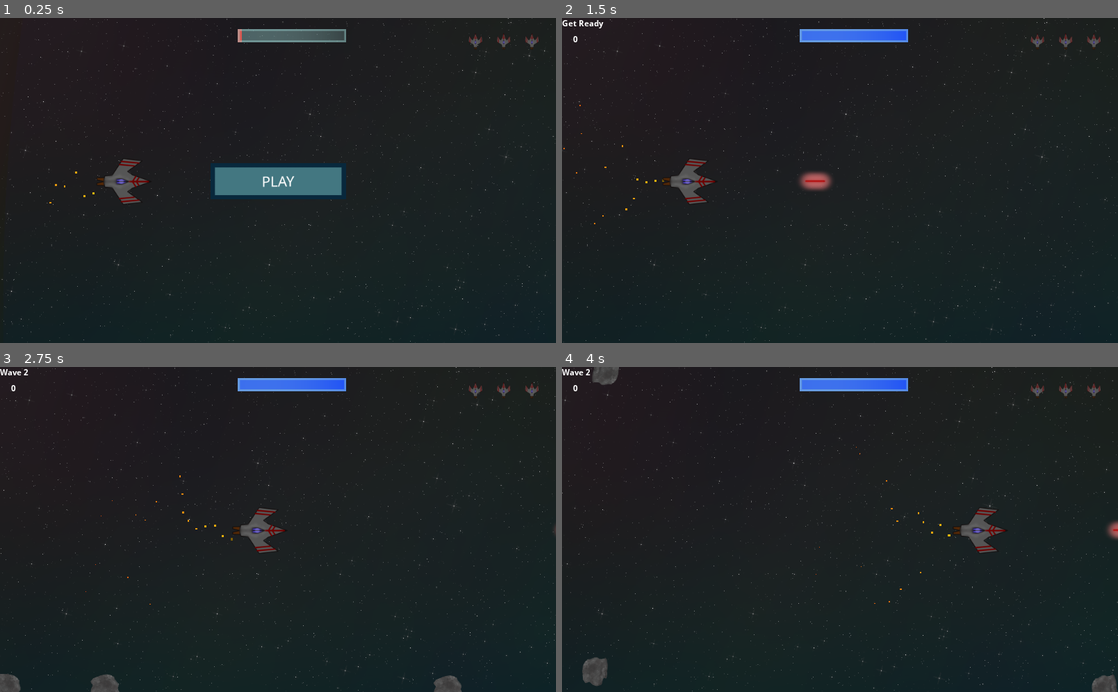
Above: before the commit, frames 1-4 (two rows, left to right).
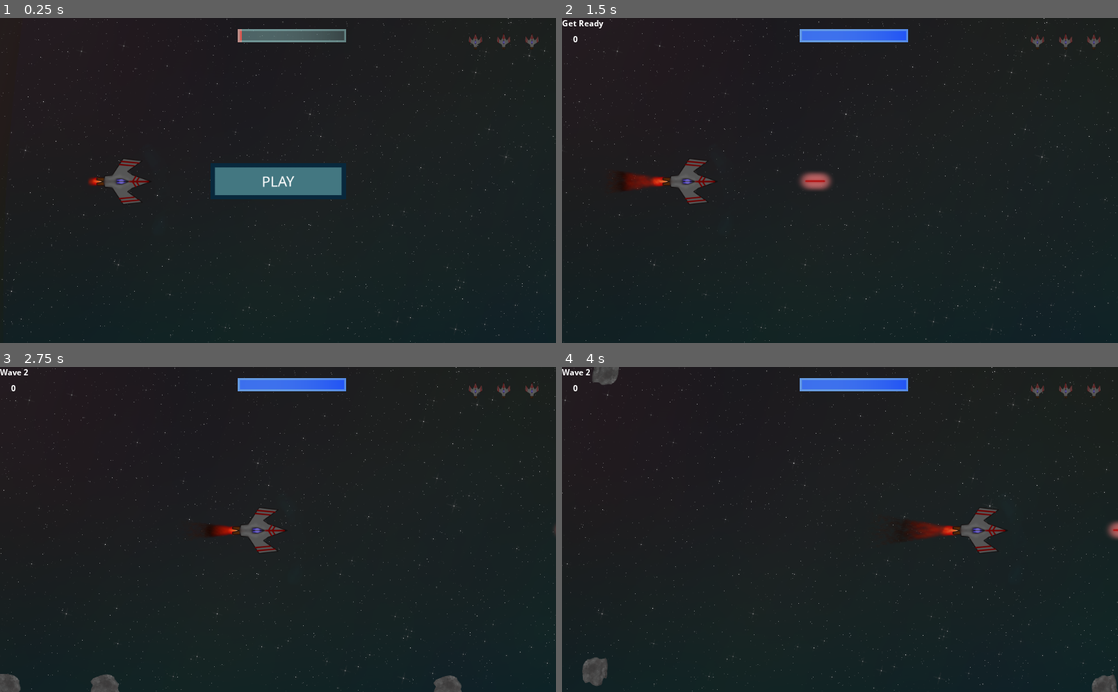
Above: after the commit, the same moments.

Repository: veppali/SpaceShooty
Game: Godot game, scene res://Main/Main.tscn
The game is run twice, just before and just after one commit, with the same random seed, the same clock (stepped at 60 frames per second) and the same inputs.
Inputs (mouse positions are in pixels of both pictures, inside the frame that each line leads up to):
- Up to frame 1 (0.25 s): no input
- Up to frame 2 (1.5 s): click (840, 180) at 0.5 s; hold D (thrust) from 1.28 s (still down); hold Space (shoot) from 1.28 s (still down)
- Up to frame 3 (2.75 s): release D (thrust) at 2.03 s; release Space (shoot) at 2.03 s; hold A (thrust_back) from 2.03 s (still down); tap Space (shoot) at 2.1 s
- Up to frame 4 (4 s): release A (thrust_back) at 2.78 s; hold Space (shoot) 2.78-3.53 s; hold D (thrust) from 2.78 s (still down); tap Space (shoot) at 3.6 s

The runs differ from the first frame. In frame 1, less than 0.1% of the frame differs, in the area x 8-19%, y 47-58%; in frame 2, 0.3%; in frame 3, 0.2%; in frame 4, 0.3%, in the area x 45-72%, y 24-73%.

Commit message:
added new audio, particle systems, animations

Diff:
--- a/Enemy/EnemyBullet.gd
+++ b/Enemy/EnemyBullet.gd
@@ -19,7 +19,8 @@
 
 func _on_EnemyBullet_body_entered(body):
 	if body.name == 'Player':
-		body.shield -= 15
+		body.shield -= 20
+		body.shield()
 	queue_free()
 
 func _on_VisibilityNotifier2D_screen_exited():
--- a/Main/Main.tscn
+++ b/Main/Main.tscn
@@ -9,7 +9,8 @@
 [ext_resource path="res://Main/BgScroll.gd" type="Script" id=7]
 [ext_resource path="res://Enemy/Enemy.tscn" type="PackedScene" id=8]
 [ext_resource path="res://assets/sounds/explosion_a.ogg" type="AudioStream" id=9]
-[ext_resource path="res://assets/sounds/test.ogg" type="AudioStream" id=10]
+[ext_resource path="res://assets/sounds/open_calm_vibe_a.ogg" type="AudioStream" id=10]
+[ext_resource path="res://Shield.tscn" type="PackedScene" id=11]
 
 [sub_resource type="Shader" id=1]
 code = "shader_type canvas_item;
@@ -58,6 +59,8 @@
 wait_time = 2.0
 one_shot = true
 
+[node name="Sprite2" parent="Player" instance=ExtResource( 11 )]
+
 [node name="RockPath" type="Path2D" parent="."]
 curve = SubResource( 3 )
 
@@ -81,7 +84,14 @@
 
 [node name="InitSong" type="AudioStreamPlayer" parent="."]
 stream = ExtResource( 10 )
-volume_db = -6.058
+volume_db = -8.0
+
+[node name="CPUParticles2D" type="CPUParticles2D" parent="."]
+position = Vector2( 518.158, 352.983 )
+lifetime = 3.0
+emission_shape = 2
+emission_rect_extents = Vector2( 720, 720 )
+gravity = Vector2( 0, 0 )
 
 [connection signal="dead" from="Player" to="." method="game_over"]
 [connection signal="lives_changed" from="Player" to="HUD" method="update_lives"]
--- a/Pickups/ExtraLife.gd
+++ b/Pickups/ExtraLife.gd
@@ -16,6 +16,7 @@
 		body.explode()
 		queue_free()
 	if body.name == 'Player':
+		$Pickup.play()
 		body.lives += 1
 		queue_free()
 
--- a/Pickups/ExtraLife.tscn
+++ b/Pickups/ExtraLife.tscn
@@ -1,11 +1,14 @@
-[gd_scene load_steps=4 format=2]
+[gd_scene load_steps=5 format=2]
 
 [ext_resource path="res://assets/heart_50px.png" type="Texture" id=1]
 [ext_resource path="res://Pickups/ExtraLife.gd" type="Script" id=2]
+[ext_resource path="res://assets/sounds/pickable_a.ogg" type="AudioStream" id=3]
 
 [sub_resource type="CircleShape2D" id=1]
 
-[node name="ExtraLife" type="Area2D"]
+[node name="ExtraLife" type="Area2D" groups=[
+"pickup",
+]]
 script = ExtResource( 2 )
 
 [node name="Sprite" type="Sprite" parent="."]
@@ -17,5 +20,9 @@
 
 [node name="VisibilityNotifier2D" type="VisibilityNotifier2D" parent="."]
 
+[node name="Pickup" type="AudioStreamPlayer" parent="."]
+stream = ExtResource( 3 )
+volume_db = -10.0
+
 [connection signal="body_entered" from="." to="." method="_on_ExtraLife_body_entered"]
 [connection signal="screen_exited" from="VisibilityNotifier2D" to="." method="_on_VisibilityNotifier2D_screen_exited"]
--- a/Player/Player.gd
+++ b/Player/Player.gd
@@ -54,6 +54,7 @@
 	position.y = clamp(position.y, 0, screensize.y)
 	self.shield += shield_regen * delta
 
+
 func get_input():
 	thrust = Vector2()
 	if state in [DEAD, INIT]:
@@ -65,9 +66,14 @@
 	if Input.is_action_pressed("thrust_back"):
 		thrust = Vector2(-engine_power, 0)
 	if Input.is_action_pressed("thrust"):
-		thrust = Vector2(engine_power, 0)#
+		thrust = Vector2(engine_power, 0)
+		$Backburner.lifetime = 2
+		$Backburner.speed_scale = 4
 	if Input.is_action_pressed("shoot") and can_shoot:
 		shoot()
+	if !Input.is_action_pressed("thrust"):
+		$Backburner.lifetime = 1
+		$Backburner.speed_scale = 1
 
 func shoot():
 	if state == INVULNERABLE:
@@ -85,6 +91,7 @@
 	if value > max_shield:
 		value = max_shield
 	shield = value
+
 	emit_signal("shield_changed", shield)
 	if shield <= 0:
 		$PlayerExplosion.play()
@@ -95,6 +102,8 @@
 
 func set_lives(value):
 	self.shield = max_shield
+	if lives < lives+value && lives!=3:
+		$Pickup.play()
 	lives = value
 	emit_signal("lives_changed", lives)
 
@@ -108,6 +117,7 @@
 	$Explosion.hide()
 
 func _on_Player_body_entered(body):
+
 	if body.is_in_group('rocks'):
 		body.explode()
 #		$Explosion.show()
@@ -118,5 +128,11 @@
 		#else:
 		#	change_state(INVULNERABLE)
 
+func shield():
+	if shield != 0:
+		$Sprite2/AnimationPlayer.play("Shield")
+	else:
+		return
+
 func _on_InvulnerabilityTimer_timeout():
 	change_state(ALIVE)
--- a/Player/Player.tscn
+++ b/Player/Player.tscn
@@ -1,35 +1,38 @@
-[gd_scene load_steps=12 format=2]
+[gd_scene load_steps=14 format=2]
 
 [ext_resource path="res://Player/Player.gd" type="Script" id=1]
 [ext_resource path="res://assets/space_ship_b.png" type="Texture" id=2]
 [ext_resource path="res://Player/Bullet.tscn" type="PackedScene" id=3]
 [ext_resource path="res://assets/sounds/laser_b.ogg" type="AudioStream" id=4]
 [ext_resource path="res://assets/sounds/explosion_a.ogg" type="AudioStream" id=5]
+[ext_resource path="res://assets/sounds/pickable_a.ogg" type="AudioStream" id=6]
+[ext_resource path="res://assets/fire_c_small.png" type="Texture" id=7]
 
 [sub_resource type="CircleShape2D" id=1]
 
 [sub_resource type="Gradient" id=2]
-offsets = PoolRealArray( 0, 0.0316742, 0.977376, 1 )
-colors = PoolColorArray( 0, 0, 0, 1, 0.9375, 0.717773, 0.0585938, 1, 0.78125, 0.0610352, 0.0610352, 1, 1, 1, 1, 1 )
+offsets = PoolRealArray( 0.00929368, 0.152416, 0.576208, 0.828996, 0.992565 )
+colors = PoolColorArray( 0.925781, 0.842606, 0.842606, 0.243137, 0.941176, 0.266667, 0.054902, 0.00784314, 0.124685, 0.0842429, 0.0409122, 0.0980392, 0.23406, 0.233146, 0.233146, 0.0705882, 0.155935, 0.144362, 0.144362, 0 )
 
 [sub_resource type="GradientTexture" id=3]
 gradient = SubResource( 2 )
 
 [sub_resource type="Curve" id=4]
-_data = [ Vector2( 0, 1 ), 0.0, 0.0, 0, 0, Vector2( 1, 0 ), 0.0, 0.0, 0, 0 ]
+_data = [ Vector2( 0, 0.710037 ), 0.0, 0.0, 0, 0, Vector2( 0.994652, 0.210037 ), 0.0, 0.0, 0, 0 ]
 
 [sub_resource type="CurveTexture" id=5]
 curve = SubResource( 4 )
 
 [sub_resource type="ParticlesMaterial" id=6]
 emission_shape = 2
-emission_box_extents = Vector3( 0, 10, 5 )
+emission_box_extents = Vector3( 1, 1, 0 )
 flag_disable_z = true
+direction = Vector3( 0, 0, 0 )
+spread = 11.48
 gravity = Vector3( 0, 0, 0 )
-initial_velocity = 400.0
+initial_velocity = 86.2
 orbit_velocity = 0.0
 orbit_velocity_random = 0.0
-scale = 4.0
 scale_curve = SubResource( 5 )
 color_ramp = SubResource( 3 )
 
@@ -65,13 +68,6 @@
 wait_time = 2.0
 one_shot = true
 
-[node name="Backburner" type="Particles2D" parent="."]
-show_behind_parent = true
-position = Vector2( -50, 0 )
-rotation = 3.14159
-amount = 25
-process_material = SubResource( 6 )
-
 [node name="LaserSound" type="AudioStreamPlayer" parent="."]
 stream = ExtResource( 4 )
 volume_db = -8.058
@@ -79,6 +75,20 @@
 [node name="PlayerExplosion" type="AudioStreamPlayer" parent="."]
 stream = ExtResource( 5 )
 
+[node name="Pickup" type="AudioStreamPlayer" parent="."]
+stream = ExtResource( 6 )
+volume_db = -10.0
+
+[node name="Backburner" type="Particles2D" parent="."]
+show_behind_parent = true
+position = Vector2( -50, -1 )
+rotation = 3.14159
+amount = 1000
+speed_scale = 1.21
+draw_order = 1
+process_material = SubResource( 6 )
+texture = ExtResource( 7 )
+
 [connection signal="body_entered" from="." to="." method="_on_Player_body_entered"]
 [connection signal="timeout" from="GunTimer" to="." method="_on_GunTimer_timeout"]
 [connection signal="timeout" from="InvulnerabilityTimer" to="." method="_on_InvulnerabilityTimer_timeout"]
--- /dev/null
+++ b/Shield.tscn
@@ -0,0 +1,27 @@
+[gd_scene load_steps=3 format=2]
+
+[ext_resource path="res://assets/shield_spritesheet_small.png" type="Texture" id=1]
+
+[sub_resource type="Animation" id=1]
+resource_name = "Shield"
+tracks/0/type = "value"
+tracks/0/path = NodePath(".:frame")
+tracks/0/interp = 1
+tracks/0/loop_wrap = true
+tracks/0/imported = false
+tracks/0/enabled = true
+tracks/0/keys = {
+"times": PoolRealArray( 0, 0.1, 0.2, 0.3, 0.4, 0.5, 0.6, 0.7, 0.8, 0.9, 1 ),
+"transitions": PoolRealArray( 1, 1, 1, 1, 1, 1, 1, 1, 1, 1, 1 ),
+"update": 1,
+"values": [ 0, 1, 2, 3, 4, 5, 6, 7, 8, 9, 14 ]
+}
+
+[node name="Sprite" type="Sprite"]
+texture = ExtResource( 1 )
+hframes = 6
+vframes = 6
+frame = 14
+
+[node name="AnimationPlayer" type="AnimationPlayer" parent="."]
+anims/Shield = SubResource( 1 )
--- a/project.godot
+++ b/project.godot
@@ -16,7 +16,6 @@
 
 [display]
 
-window/size/resizable=false
 window/stretch/mode="2d"
 window/stretch/aspect="keep"
 
Not shown: 1 places in Main/Main.tscn that only renumber resources
Binary file added: assets/fire_b_resized.png
Not shown, added: assets/fire_b_resized.png.import
Binary file added: assets/fire_c_small.png
Not shown, added: assets/fire_c_small.png.import
Binary file added: assets/shield_spritesheet.png
Not shown, added: assets/shield_spritesheet.png.import
Binary file added: assets/shield_spritesheet_small.png
Not shown, added: assets/shield_spritesheet_small.png.import
Not shown, added: assets/sounds/open_calm_vibe.ogg.import
Not shown, added: assets/sounds/open_calm_vibe_a.ogg.import
Not shown, added: assets/sounds/pickable_a.ogg.import
(and 3 more such lines)
